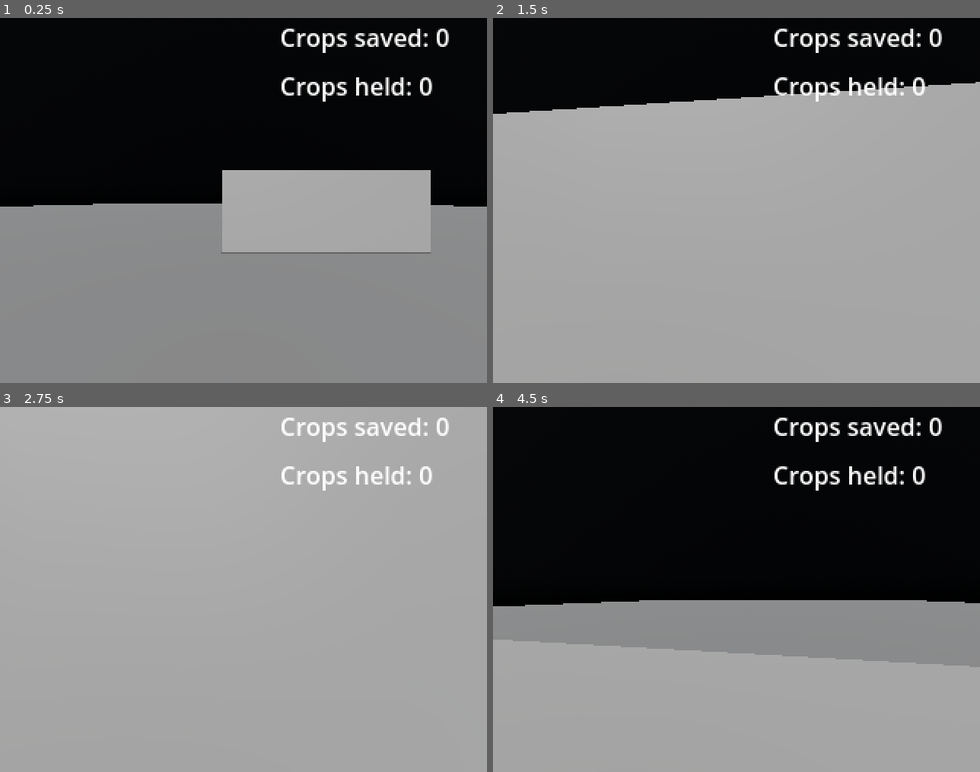
Above: before the commit, frames 1-4 (two rows, left to right).
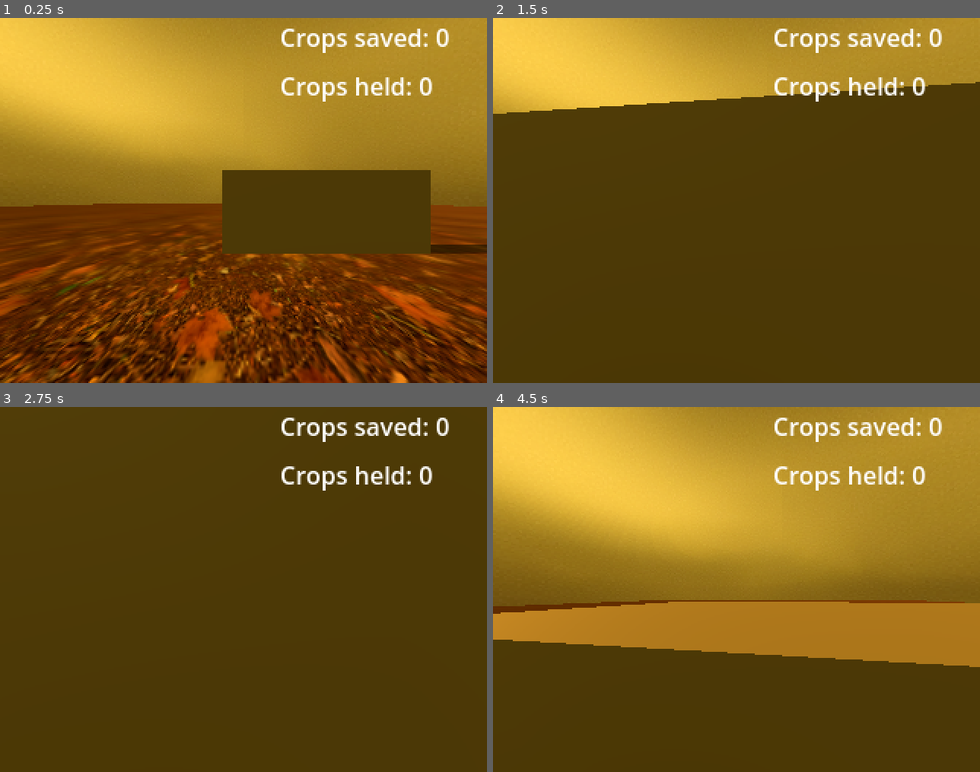
Above: after the commit, the same moments.

Repository: EliasVincent/ld52-game
Game: Godot game, scene res://level_1.tscn
The game is run twice, just before and just after one commit, with the same random seed, the same clock (stepped at 60 frames per second) and the same inputs.
Inputs (mouse positions are in pixels of both pictures, inside the frame that each line leads up to):
- Up to frame 1 (0.25 s): no input
- Up to frame 2 (1.5 s): move the mouse to (760, 200) at 0.52 s; hold W (move_up) from 0.53 s (still down); tap E (action) at 0.6 s; move the mouse to (712, 200) at 1.27 s; tap Space (space) at 1.35 s
- Up to frame 3 (2.75 s): keep holding W (move_up); move the mouse to (253, 582) at 2.02 s; tap E (action) at 2.1 s
- Up to frame 4 (4.5 s): keep holding W (move_up); tap Enter at 2.75 s; move the mouse to (731, 596) at 2.77 s; tap Space (space) at 2.85, 4.25, 4.35 s; move the mouse to (775, 593) at 3.52 s; tap E (action) at 3.6 s; move the mouse to (697, 585) at 4.27 s

The runs differ from the first frame. In frame 1, 99% of the frame differs, in the area x 0-100%, y 0-100%; in frame 2, 99%; in frame 3, 99%; in frame 4, 99%.

Commit message:
some ambience

Diff:
--- a/level_1.tscn
+++ b/level_1.tscn
@@ -1,32 +1,40 @@
-[gd_scene load_steps=12 format=3 uid="uid://dh2amoaopwvia"]
+[gd_scene load_steps=15 format=3 uid="uid://dh2amoaopwvia"]
 
 [ext_resource type="Script" path="res://levels/level_1.gd" id="1_gln08"]
 [ext_resource type="PackedScene" uid="uid://c3yabqicq140k" path="res://player/player.tscn" id="1_wtv3g"]
 [ext_resource type="PackedScene" uid="uid://slodq1ng6vky" path="res://actors/harvest_box.tscn" id="2_c8non"]
+[ext_resource type="Texture2D" uid="uid://cwdbfrg8wtsem" path="res://assets/textures/ground42.png" id="2_w2oxw"]
 [ext_resource type="PackedScene" uid="uid://bbotwqirenqxq" path="res://props/cropsoil.tscn" id="3_ksn5q"]
 [ext_resource type="PackedScene" uid="uid://bw0jwgfd4dcxi" path="res://actors/enemy_1.tscn" id="4_05sir"]
+[ext_resource type="Texture2D" uid="uid://cangxfx8851a0" path="res://assets/skybox/skybox3.png" id="6_80xfk"]
 
 [sub_resource type="NavigationMesh" id="NavigationMesh_6l0bp"]
 vertices = PackedVector3Array(-43.25, 0.3804, -99.5, -49.5, 0.3804, -99.5, -49.5, 0.3804, -88, -37, 0.3804, -99.5, -43. …(5105 unchanged characters)…
 polygons = [PackedInt32Array(2, 1, 0), PackedInt32Array(5, 4, 3), PackedInt32Array(8, 7, 6), PackedInt32Array(11, 10, 9 …(3679 unchanged characters)…
 
+[sub_resource type="StandardMaterial3D" id="StandardMaterial3D_k421s"]
+albedo_texture = ExtResource("2_w2oxw")
+metallic_specular = 0.0
+uv1_scale = Vector3(10, 10, 10)
+
 [sub_resource type="PlaneMesh" id="PlaneMesh_7vq62"]
+material = SubResource("StandardMaterial3D_k421s")
 size = Vector2(100, 200)
 
 [sub_resource type="WorldBoundaryShape3D" id="WorldBoundaryShape3D_7oydl"]
 
-[sub_resource type="PhysicalSkyMaterial" id="PhysicalSkyMaterial_efawt"]
-rayleigh_color = Color(0.301961, 0.403922, 0.6, 1)
-turbidity = 382.26
+[sub_resource type="PanoramaSkyMaterial" id="PanoramaSkyMaterial_yia21"]
+panorama = ExtResource("6_80xfk")
+filter = false
 
 [sub_resource type="Sky" id="Sky_wufsm"]
-sky_material = SubResource("PhysicalSkyMaterial_efawt")
+sky_material = SubResource("PanoramaSkyMaterial_yia21")
 
 [sub_resource type="Environment" id="Environment_kgn7f"]
 background_mode = 2
 sky = SubResource("Sky_wufsm")
 
-[node name="Level1" type="Node3D"]
+[node name="Level1" type="Node3D" groups=["LEVEL"]]
 script = ExtResource("1_gln08")
 
 [node name="Navigation" type="NavigationAgent3D" parent="."]
@@ -98,7 +106,8 @@
 environment = SubResource("Environment_kgn7f")
 
 [node name="DirectionalLight3D" type="DirectionalLight3D" parent="."]
-transform = Transform3D(1, 0, 0, 0, 0.820042, 0.572303, 0, -0.572303, 0.820042, 0, 7.08469, 11.9959)
+transform = Transform3D(-5.96046e-08, 0.34056, -0.940223, -5.16702e-10, 0.940223, 0.34056, 1, 2.07848e-08, -5.58657e-08, 0, 7.08469, 11.9959)
+light_color = Color(0.87451, 0.54902, 0.223529, 1)
 shadow_enabled = true
 
 [node name="Tooltips" type="Control" parent="."]
--- a/player/player.gd
+++ b/player/player.gd
@@ -7,7 +7,7 @@
 @export var RIGHT_STICK_SENSITIVITY = 1.0
 
 @onready var camera = $Camera3D
-@onready var parentNode = self.get_parent()
+@onready var parentNode = get_tree().get_nodes_in_group("LEVEL")[0]
 
 @onready var harvestTimer = $HarvestTimer
 
Binary file added: assets/skybox/skybox1.png
Not shown, added: assets/skybox/skybox1.png.import
Binary file added: assets/skybox/skybox2.png
Not shown, added: assets/skybox/skybox2.png.import
Binary file added: assets/skybox/skybox3.png
Not shown, added: assets/skybox/skybox3.png.import
Binary file added: assets/textures/ground42.png
Not shown, added: assets/textures/ground42.png.import
Not shown, changed: export_presets.cfg
Not shown, removed: assets/sourcefiles/blender/catcrop.blend
Not shown, removed: assets/sourcefiles/blender/catcrop.blend1
Not shown, removed: assets/sourcefiles/blender/cropsoil.blend
(and 3 more such lines)
